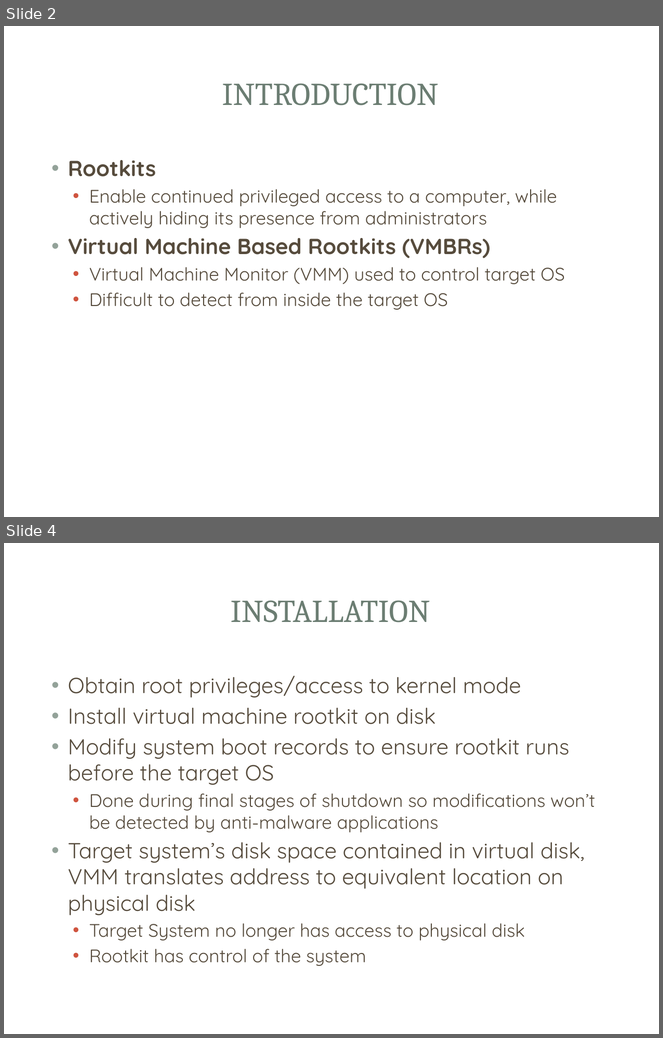
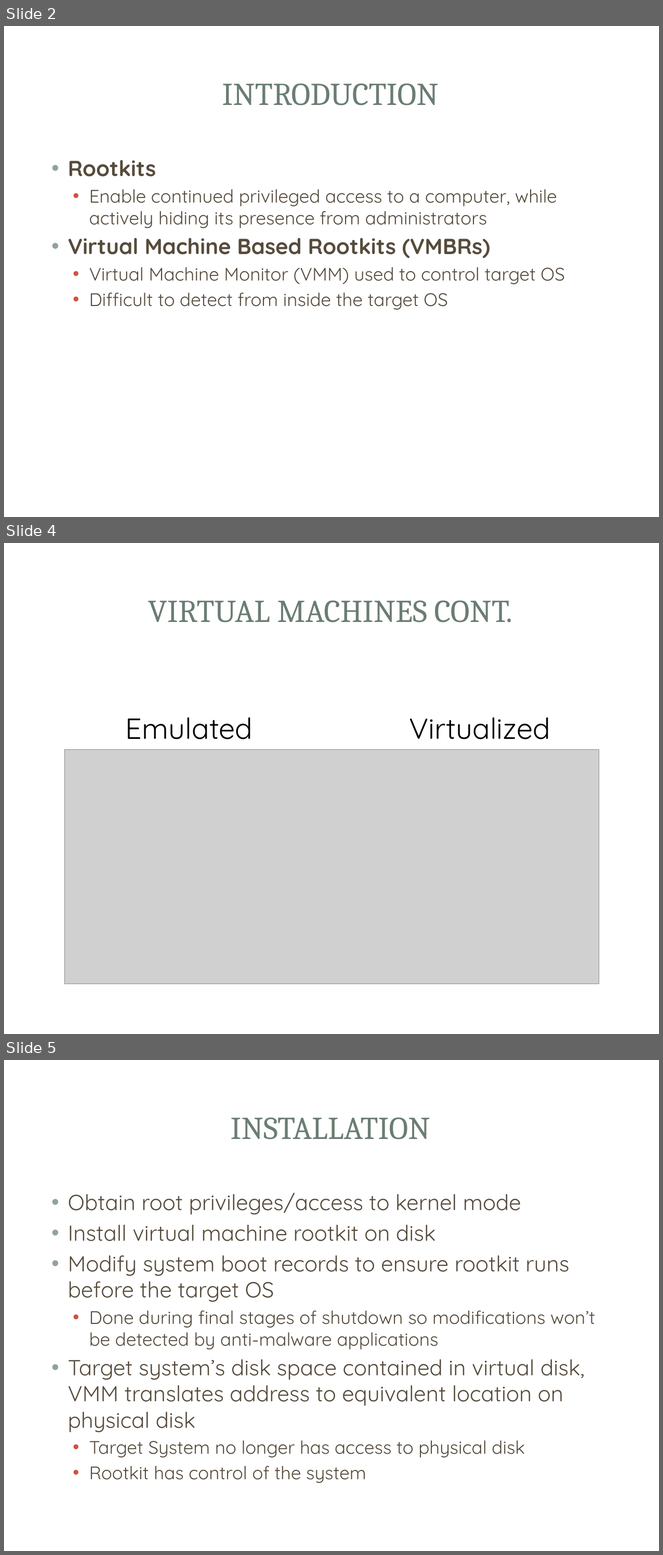
Before and after one commit to mjmalkowski11023/Computer-Security-2013, a slide deck: VMBR_Presentation.pptx. Shown one above the other, each under a label of ours: slides 2 and 4 before the commit, slides 2, 4 and 5 after it; the slides between them are not shown. The pictures are 663x1038 and 663x1555 pixels, drawn with LibreOffice and Linux fonts; fonts in the diff are those of the drawing; grey boxes stand for pictures; background and template pictures are left out. Boxes give left, top, right and bottom in pixels: in the first picture for what was removed or moved away, otherwise in the second. Text is boxed around its words. In the diff, an @@ line names an element or a change of style, - is before the commit and + after.

Commit message:
Added Virtual Machine and VMBR control parts

```diff
--- a/VMBR_Presentation.pptx
+++ b/VMBR_Presentation.pptx
@@ slide 4 added at (4,543,659,1034), background picture (left out); not listed: 3 template elements that a slide beside it also shows @@
@@ title added at (148,600,513,623), 35 pt, text #6B7D72 @@
+VIRTUAL MACHINES CONT.
@@ text added at (126,717,253,740), 32 pt, text #000000 @@
+Emulated
@@ text added at (410,717,551,740), 32 pt, text #000000 @@
+Virtualized
@@ picture added at (64,750,599,984) @@
@@ what was slide 4 is now slide 5 @@
```
Also in this commit, not shown: 2 other slides added, 2 slides removed.
